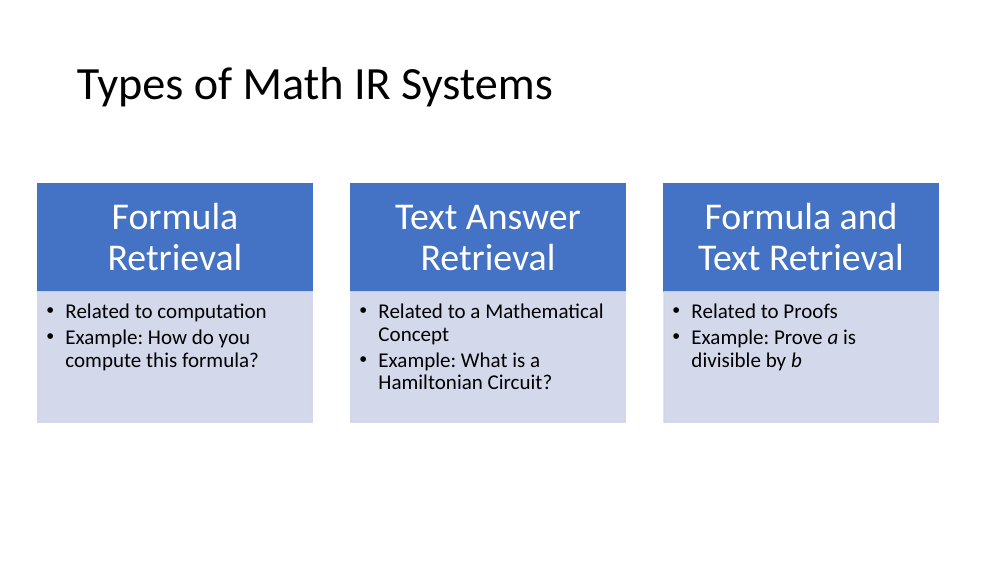
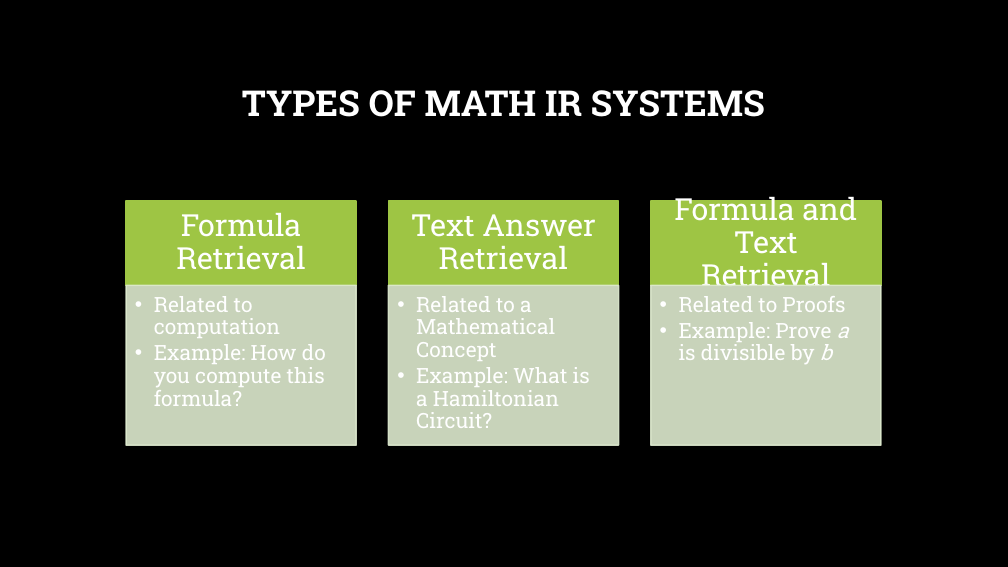
Before and after one commit to pure0022/math-IR-ARQMath-CompuBERT, a slide deck: slide 4 of Math Information Retrieval.pptx. Drawn at 1008x567 pixels with LibreOffice and Linux fonts; fonts in the diff are those of the drawing; background and template pictures are left out. Boxes give left, top, right and bottom in pixels: in the first picture for what was removed or moved away, otherwise in the second. Text is boxed around its words. In the diff, an @@ line names an element or a change of style, - is before the commit and + after.

```diff
--- a/Math Information Retrieval.pptx
+++ b/Math Information Retrieval.pptx
@@ background #FFFFFF to picture (left out) @@
@@ title at bbox=[242, 90, 765, 117]: text changed; size 44 to 34 pt; font Calibri to Roboto Slab; text colour #000000 to #FFFFFF; bold on @@
-Types of Math IR Systems
+TYPES OF MATH IR SYSTEMS
@@ size 36 to 29 pt, font Calibri to Roboto Slab; less space between paragraphs in 3 elements at bbox=[411, 214, 596, 270], bbox=[674, 192, 857, 293], bbox=[176, 213, 305, 270] @@
@@ text "Formula Retrieval": place and size @@
-text "Formula Retrieval" at bbox=[108, 202, 243, 271]
+text "Formula Retrieval" at bbox=[176, 213, 305, 270]
@@ fill #4472C4 to #9EC544; outline #4472C4 1 pt to #9EC544 1.5 pt in 3 elements at bbox=[389, 201, 619, 285], bbox=[651, 201, 881, 285], bbox=[126, 201, 356, 285] @@
@@ rectangle: place and size @@
-rectangle at bbox=[38, 184, 312, 291]
+rectangle at bbox=[126, 201, 356, 285]
@@ text "Text Answer Retrieval": place and size @@
-text "Text Answer Retrieval" at bbox=[395, 204, 581, 271]
+text "Text Answer Retrieval" at bbox=[411, 214, 596, 270]
@@ rectangle: place and size @@
-rectangle at bbox=[351, 184, 625, 291]
+rectangle at bbox=[389, 201, 619, 285]
@@ text "Formula and Text Retrieval": place and size @@
-text "Formula and Text Retrieval" at bbox=[698, 202, 904, 271]
+text "Formula and Text Retrieval" at bbox=[674, 192, 857, 293]
@@ rectangle: place and size @@
-rectangle at bbox=[664, 184, 938, 291]
+rectangle at bbox=[651, 201, 881, 285]
@@ font Calibri to Roboto Slab, text colour #000000 to #FFFFFF in 3 elements at bbox=[416, 296, 590, 428], bbox=[679, 296, 849, 364], bbox=[154, 296, 326, 406] @@
@@ text "Related to computation": place and size @@
-text "Related to computation" at bbox=[65, 303, 266, 371]
+text "Related to computation" at bbox=[154, 296, 326, 406]
@@ fill #CFD5EA at 90% opacity to #DFEACF at 90% opacity; outline #CFD5EA 1 pt to #DFEACF 1.5 pt in 3 elements at bbox=[389, 285, 619, 445], bbox=[651, 285, 881, 445], bbox=[126, 285, 356, 445] @@
@@ rectangle: place and size @@
-rectangle at bbox=[38, 292, 312, 423]
+rectangle at bbox=[126, 285, 356, 445]
@@ text "Related to a Mathematical Concept": place and size @@
-text "Related to a Mathematical Concept" at bbox=[378, 303, 603, 389]
+text "Related to a Mathematical Concept" at bbox=[416, 296, 590, 428]
@@ rectangle: place and size @@
-rectangle at bbox=[351, 292, 625, 423]
+rectangle at bbox=[389, 285, 619, 445]
@@ text "Related to Proofs": place and size @@
-text "Related to Proofs" at bbox=[691, 303, 856, 371]
+text "Related to Proofs" at bbox=[679, 296, 849, 364]
@@ rectangle: place and size @@
-rectangle at bbox=[664, 292, 938, 423]
+rectangle at bbox=[651, 285, 881, 445]
```
Also in this commit, not shown: 17 other slides changed, 4 slides added, 1 slide removed, 3 other files.
